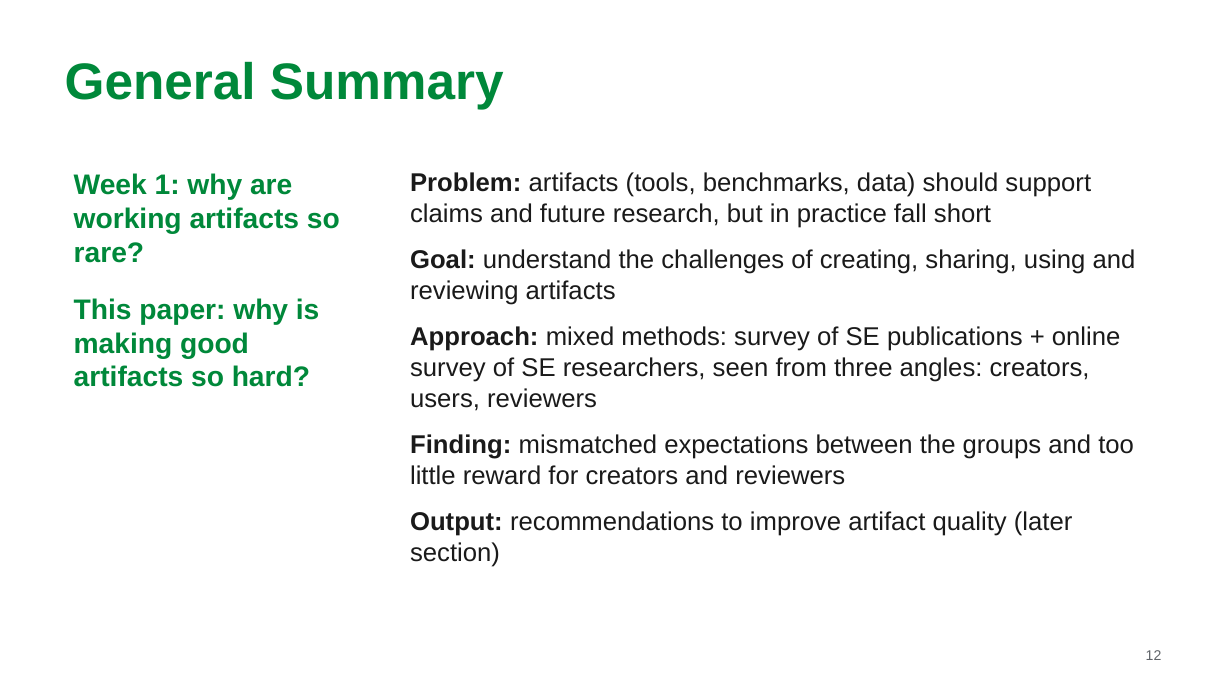
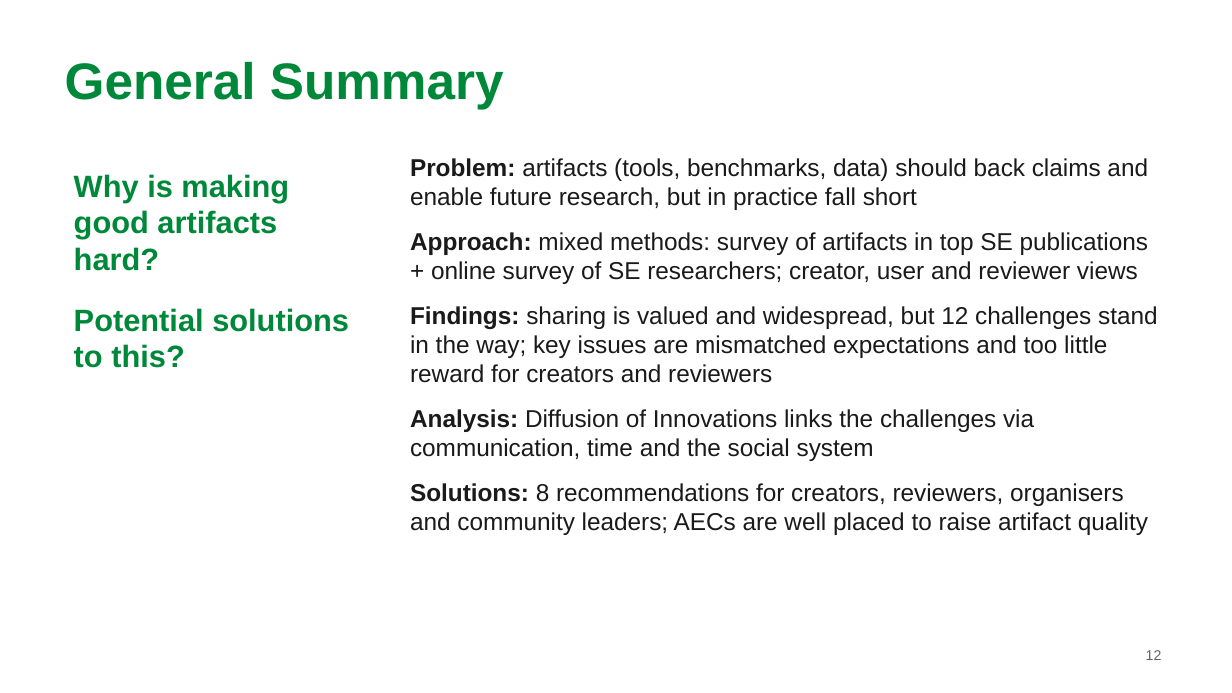
Before and after one commit to MarkAndreDuesing/Reprod_Docs_And_Notes, a slide deck: slide 12 of Vorl_2/slides/lecture2-team-paper2.pptx. Drawn at 1232x693 pixels with LibreOffice and Linux fonts; fonts in the diff are those of the drawing. Boxes give left, top, right and bottom in pixels: in the first picture for what was removed or moved away, otherwise in the second. Text is boxed around its words. In the diff, an @@ line names an element or a change of style, - is before the commit and + after.

```diff
--- a/Vorl_2/slides/lecture2-team-paper2.pptx
+++ b/Vorl_2/slides/lecture2-team-paper2.pptx
@@ text at [74,174,349,368]: text changed; size 22 to 24 pt @@
-Week 1: why are working artifacts so rare?
-This paper: why is making good artifacts so hard?
+Why is making good artifacts hard?
+Potential solutions to this?
@@ text at [410,158,1158,535]: text changed; size 20 to 19 pt @@
-Problem: artifacts (tools, benchmarks, data) should support claims and future research, but in practice fall short
-Goal: understand the challenges of creating, sharing, using and reviewing artifacts
-Approach: mixed methods: survey of SE publications + online survey of SE researchers, seen from three angles: creators, users, reviewers
-Finding: mismatched expectations between the groups and too little reward for creators and reviewers
-Output: recommendations to improve artifact quality (later section)
+Problem: artifacts (tools, benchmarks, data) should back claims and enable future research, but in practice fall short
+Approach: mixed methods: survey of artifacts in top SE publications + online survey of SE researchers; creator, user and reviewer views
+Findings: sharing is valued and widespread, but 12 challenges stand in the way; key issues are mismatched expectations and too little reward for creators and reviewers
+Analysis: Diffusion of Innovations links the challenges via communication, time and the social system
+Solutions: 8 recommendations for creators, reviewers, organisers and community leaders; AECs are well placed to raise artifact quality
```
Also in this commit, not shown: 11 other slides changed, 1 slide added, 1 slide removed, 1 other file.
